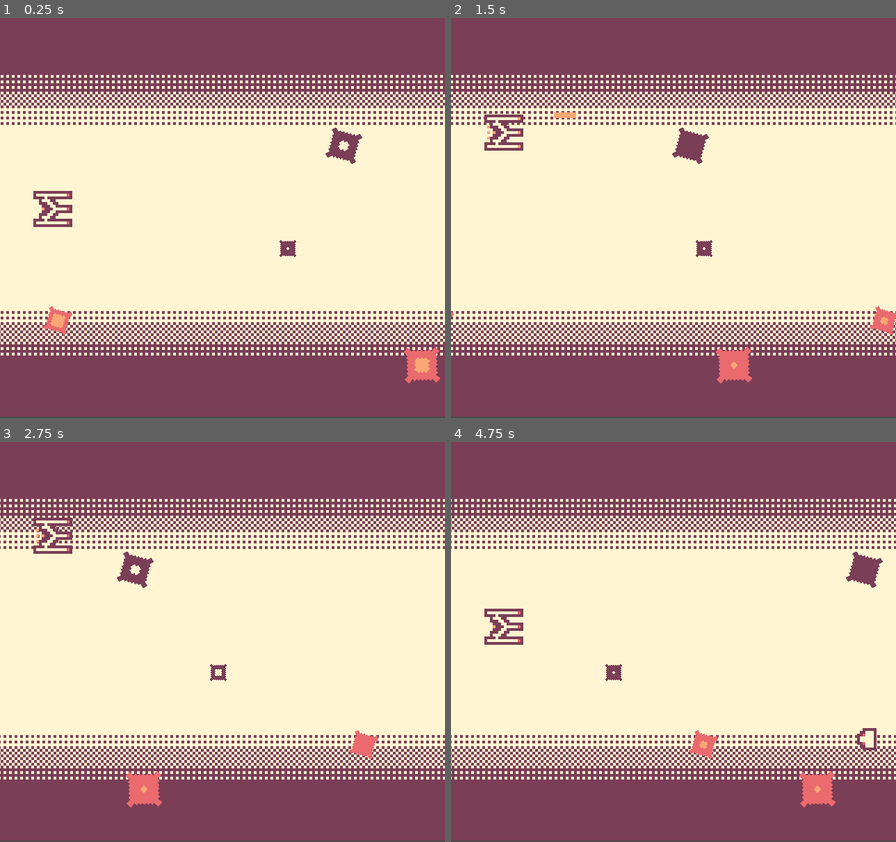
Above: before the commit, frames 1-4 (two rows, left to right).
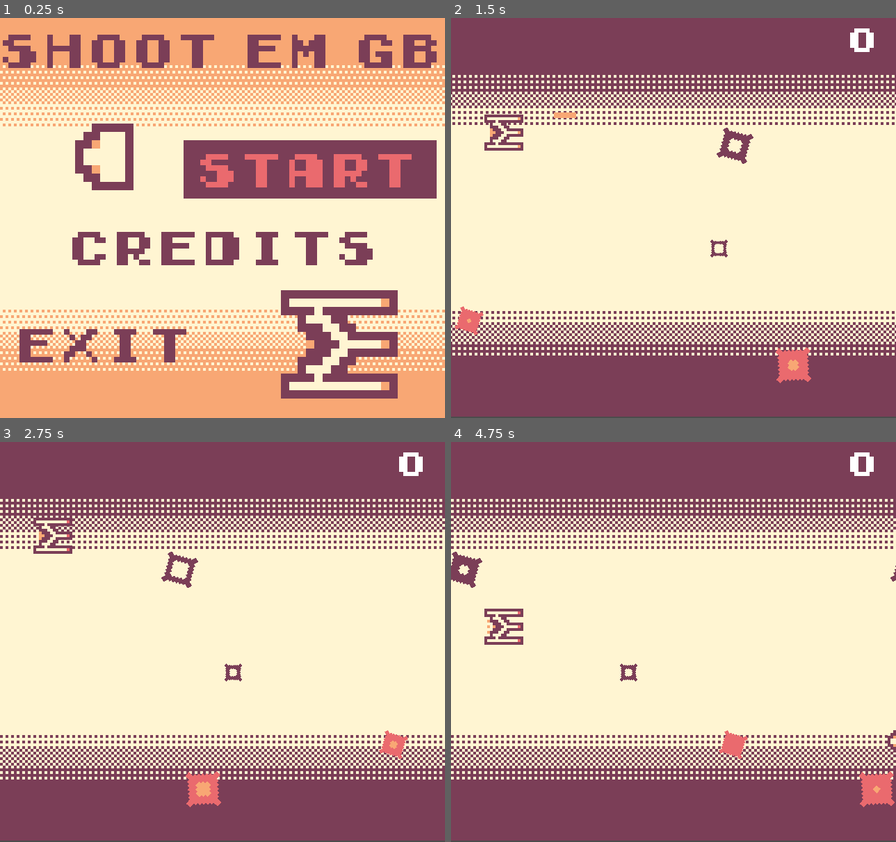
Above: after the commit, the same moments.

Repository: jdbuenol/ShootEmGB
Game: Godot game, scene res://ShootEmGB.tscn
The game is run twice, just before and just after one commit, with the same random seed, the same clock (stepped at 60 frames per second) and the same inputs. Before the commit the project starts from res://testing_scene.tscn.
Inputs:
- Up to frame 1 (0.25 s): no input
- Up to frame 2 (1.5 s): tap Enter (start) at 0.5, 0.6 s; hold Up (ui_up) 0.53-1.28 s; hold Down (ui_down) from 1.28 s (still down); tap X (basic_attack) at 1.35 s
- Up to frame 3 (2.75 s): tap Enter (start) at 1.55, 2.1 s; release Down (ui_down) at 2.03 s; hold Up (ui_up) from 2.03 s (still down)
- Up to frame 4 (4.75 s): tap Enter (start) at 2.85, 3.8, 4.35 s; release Up (ui_up) at 3.53 s; hold Down (ui_down) from 3.53 s (still down); tap X (basic_attack) at 3.6 s; tap Escape (power_off) at 4.15 s

The runs differ from the first frame. In frame 1, 54% of the frame differs, in the area x 0-100%, y 0-100%; in frame 2, 15%; in frame 3, 15%; in frame 4, 15%.

Commit message:
Main tittle screen

Diff:
--- /dev/null
+++ b/ShootEmGB.gd
@@ -0,0 +1,76 @@
+extends Control
+
+var current_button : int = 0
+
+const brown : Color = Color(124/255.0, 63/255.0, 88/255.0)
+const strawberry : Color = Color(235/255.0, 107/255.0, 111/255.0)
+
+# Called when the node enters the scene tree for the first time.
+func _ready():
+	update_button()
+
+#This executes every frame
+func _physics_process(_delta):
+	if Input.is_action_just_pressed("ui_down"):
+		current_button += 1
+		if current_button > 2:
+			current_button = 2
+		update_button()
+	elif Input.is_action_just_pressed("ui_up"):
+		current_button -= 1
+		if current_button < 0:
+			current_button = 0
+		update_button()
+	if Input.is_action_just_pressed("start"):
+		if current_button == 0:
+# warning-ignore:return_value_discarded
+			get_tree().change_scene("res://testing_scene.tscn")
+		elif current_button == 1:
+			pass
+		elif current_button == 2:
+			get_tree().quit()
+	if Input.is_action_just_pressed("power_off"):
+		$powerOff.start()
+	elif Input.is_action_just_released("power_off"):
+		$powerOff.stop()
+
+#Update button
+func update_button():
+	if current_button == 0:
+		show_button_1(true)
+		show_button_2(false)
+		show_button_3(false)
+	elif current_button == 1:
+		show_button_1(false)
+		show_button_2(true)
+		show_button_3(false)
+	elif current_button == 2:
+		show_button_1(false)
+		show_button_2(false)
+		show_button_3(true)
+
+#show/hide button 1:
+func show_button_1(val : bool):
+	$ColorRect2.visible = val
+	$Label.add_color_override("font_color", strawberry if val else brown)
+
+#show/hide button 2:
+func show_button_2(val : bool):
+	$ColorRect3.visible = val
+	$Label2.add_color_override("font_color", strawberry if val else brown)
+
+#show/hide button 3:
+func show_button_3(val : bool):
+	$ColorRect4.visible = val
+	$Label3.add_color_override("font_color", strawberry if val else brown)
+
+#Animation
+func _on_Timer_timeout():
+	if $ship_attack.frame == 2:
+		$ship_attack.frame = 0
+	else:
+		$ship_attack.frame += 1
+
+#PowerOff
+func _on_powerOff_timeout():
+	get_tree().quit()
--- /dev/null
+++ b/ShootEmGB.tscn
@@ -0,0 +1,146 @@
+[gd_scene load_steps=8 format=2]
+
+[ext_resource path="res://Early GameBoy.ttf" type="DynamicFontData" id=1]
+[ext_resource path="res://ShootEmGB.gd" type="Script" id=2]
+[ext_resource path="res://assets/ship/ship_attack.png" type="Texture" id=3]
+[ext_resource path="res://assets/background/BG_T.png.png" type="Texture" id=4]
+[ext_resource path="res://assets/enemies/enemy_ship.png" type="Texture" id=5]
+
+[sub_resource type="DynamicFont" id=1]
+font_data = ExtResource( 1 )
+
+[sub_resource type="DynamicFont" id=2]
+font_data = ExtResource( 1 )
+
+[node name="ShootEmGB" type="Control"]
+anchor_right = 1.0
+anchor_bottom = 1.0
+script = ExtResource( 2 )
+__meta__ = {
+"_edit_use_anchors_": false
+}
+
+[node name="ColorRect" type="ColorRect" parent="."]
+margin_right = 160.0
+margin_bottom = 144.0
+color = Color( 1, 0.964706, 0.827451, 1 )
+__meta__ = {
+"_edit_use_anchors_": false
+}
+
+[node name="BG_Tpng" type="Sprite" parent="."]
+position = Vector2( 80, 72 )
+texture = ExtResource( 4 )
+
+[node name="BG_Tpng2" type="Sprite" parent="."]
+position = Vector2( 80, 72 )
+texture = ExtResource( 4 )
+flip_v = true
+
+[node name="RichTextLabel" type="RichTextLabel" parent="."]
+margin_left = 1.0
+margin_top = 2.0
+margin_right = 182.0
+margin_bottom = 24.0
+custom_fonts/normal_font = SubResource( 1 )
+custom_colors/default_color = Color( 0.486275, 0.247059, 0.345098, 1 )
+text = "Shoot em gb"
+__meta__ = {
+"_edit_use_anchors_": false
+}
+
+[node name="ColorRect2" type="ColorRect" parent="."]
+margin_left = 66.0
+margin_top = 44.0
+margin_right = 157.0
+margin_bottom = 65.0
+color = Color( 0.486275, 0.247059, 0.345098, 1 )
+__meta__ = {
+"_edit_group_": true,
+"_edit_use_anchors_": false
+}
+
+[node name="Label" type="Label" parent="."]
+margin_left = 72.3243
+margin_top = 44.8919
+margin_right = 152.324
+margin_bottom = 64.8919
+custom_fonts/font = SubResource( 2 )
+custom_colors/font_color = Color( 0.921569, 0.419608, 0.435294, 1 )
+text = "START"
+align = 1
+valign = 1
+__meta__ = {
+"_edit_use_anchors_": false
+}
+
+[node name="ColorRect3" type="ColorRect" parent="."]
+margin_left = 20.0
+margin_top = 73.0
+margin_right = 137.0
+margin_bottom = 94.0
+color = Color( 0.486275, 0.247059, 0.345098, 1 )
+__meta__ = {
+"_edit_group_": true,
+"_edit_use_anchors_": false
+}
+
+[node name="Label2" type="Label" parent="."]
+margin_left = 25.7297
+margin_top = 73.2973
+margin_right = 137.73
+margin_bottom = 93.2973
+custom_fonts/font = SubResource( 2 )
+custom_colors/font_color = Color( 0.921569, 0.419608, 0.435294, 1 )
+text = "credits"
+align = 1
+valign = 1
+__meta__ = {
+"_edit_use_anchors_": false
+}
+
+[node name="ColorRect4" type="ColorRect" parent="."]
+margin_left = 3.0
+margin_top = 107.0
+margin_right = 72.0
+margin_bottom = 128.0
+color = Color( 0.486275, 0.247059, 0.345098, 1 )
+__meta__ = {
+"_edit_group_": true,
+"_edit_use_anchors_": false
+}
+
+[node name="Label3" type="Label" parent="."]
+margin_left = -0.486679
+margin_top = 107.595
+margin_right = 79.5133
+margin_bottom = 127.595
+custom_fonts/font = SubResource( 2 )
+custom_colors/font_color = Color( 0.921569, 0.419608, 0.435294, 1 )
+text = "EXIT"
+align = 1
+valign = 1
+__meta__ = {
+"_edit_use_anchors_": false
+}
+
+[node name="ship_attack" type="Sprite" parent="."]
+position = Vector2( 125, 119 )
+scale = Vector2( 3, 3 )
+texture = ExtResource( 3 )
+vframes = 3
+
+[node name="enemy_ship" type="Sprite" parent="."]
+position = Vector2( 39, 50 )
+scale = Vector2( 3, 3 )
+texture = ExtResource( 5 )
+hframes = 2
+
+[node name="Timer" type="Timer" parent="."]
+wait_time = 0.5
+autostart = true
+
+[node name="powerOff" type="Timer" parent="."]
+one_shot = true
+[connection signal="timeout" from="Timer" to="." method="_on_Timer_timeout"]
+[connection signal="timeout" from="powerOff" to="." method="_on_powerOff_timeout"]
--- /dev/null
+++ b/enemies/enemy_bullet.gd
@@ -0,0 +1,10 @@
+extends Area2D
+
+#When collide with the player
+func _on_enemy_bullet_body_entered(body):
+	if "ship" == body.name:
+		body.get_hurt()
+
+#queue free when bullet exits the scene
+func _on_VisibilityNotifier2D_screen_exited():
+	queue_free()
--- /dev/null
+++ b/enemies/enemy_bullet.tscn
@@ -0,0 +1,24 @@
+[gd_scene load_steps=4 format=2]
+
+[ext_resource path="res://assets/bullets/enemy_bullet_1.png" type="Texture" id=1]
+[ext_resource path="res://enemies/enemy_bullet.gd" type="Script" id=2]
+
+[sub_resource type="RectangleShape2D" id=1]
+extents = Vector2( 2.0743, 0.600475 )
+
+[node name="enemy_bullet" type="Area2D"]
+scale = Vector2( 2, 2 )
+script = ExtResource( 2 )
+
+[node name="Sprite" type="Sprite" parent="."]
+position = Vector2( 0, 0.5 )
+texture = ExtResource( 1 )
+
+[node name="CollisionShape2D" type="CollisionShape2D" parent="."]
+shape = SubResource( 1 )
+
+[node name="VisibilityNotifier2D" type="VisibilityNotifier2D" parent="."]
+position = Vector2( 0.0371642, 0.0371633 )
+scale = Vector2( 0.208434, 0.056067 )
+[connection signal="body_entered" from="." to="." method="_on_enemy_bullet_body_entered"]
+[connection signal="screen_exited" from="VisibilityNotifier2D" to="." method="_on_VisibilityNotifier2D_screen_exited"]
--- a/enemies/enemy_ship.gd
+++ b/enemies/enemy_ship.gd
@@ -1,22 +1,60 @@
 extends KinematicBody2D
+
+var speed : float = 0
+var rng : int = 0
+
+const ENEMY_BULLET : PackedScene = preload("res://enemies/enemy_bullet.tscn")
 
 # Called when the node enters the scene tree for the first time.
 func _ready():
+	randomize()
+	speed = rand_range(-0.2, 1.5)
 	$Sprite2.visible = false
 	$AnimationPlayer.play("enemy")
 
 #This executes every frame
 func _physics_process(_delta):
-	position.x += 1
+	position.x += speed
+	if rng == 1:
+		position.y += speed / 2
+	elif rng == 2:
+		position.y -= speed / 2
+	if position.y >= 140:
+		position.y = 140
+	elif position.y <= 4:
+		position.y = 4
 
 # basic enemy die from one hit
 func get_hurt():
+	get_parent().score += 100
+	get_parent().check_score()
 	$Sprite2.visible = true
 	$AnimationPlayer.queue_free()
 	$Sprite.queue_free()
+	$AttackTimer.queue_free()
 	$CollisionShape2D.queue_free()
 	$AnimationPlayer2.play("death")
 
+#queue free when animation of death ends
 func _on_AnimationPlayer2_animation_finished(anim_name):
 	if anim_name == "death":
 		queue_free()
+
+#when the enemy enters the screen it starts attacking
+func _on_VisibilityNotifier2D_screen_entered():
+	$AttackTimer.start()
+
+#queue free when the enemy exits the screen
+func _on_VisibilityNotifier2D_screen_exited():
+	queue_free()
+
+#Timer to when shoot
+func _on_AttackTimer_timeout():
+	var enemy_bullet : Area2D = ENEMY_BULLET.instance()
+	get_parent().add_child(enemy_bullet)
+	enemy_bullet.global_position = $Position2D.global_position
+
+#Timer to when to change direction
+func _on_directionTimer_timeout():
+	rng = int(rand_range(0, 3))
+	$directionTimer.start()
--- a/enemies/enemy_ship.tscn
+++ b/enemies/enemy_ship.tscn
@@ -60,4 +60,24 @@
 
 [node name="AnimationPlayer2" type="AnimationPlayer" parent="."]
 anims/death = SubResource( 3 )
+
+[node name="Position2D" type="Position2D" parent="."]
+position = Vector2( -5.43692, 0.0350771 )
+
+[node name="AttackTimer" type="Timer" parent="."]
+wait_time = 2.0
+one_shot = true
+
+[node name="VisibilityNotifier2D" type="VisibilityNotifier2D" parent="."]
+position = Vector2( -0.372048, 0.0496066 )
+scale = Vector2( 0.352638, 0.414646 )
+
+[node name="directionTimer" type="Timer" parent="."]
+wait_time = 0.6
+one_shot = true
+autostart = true
 [connection signal="animation_finished" from="AnimationPlayer2" to="." method="_on_AnimationPlayer2_animation_finished"]
+[connection signal="timeout" from="AttackTimer" to="." method="_on_AttackTimer_timeout"]
+[connection signal="screen_entered" from="VisibilityNotifier2D" to="." method="_on_VisibilityNotifier2D_screen_entered"]
+[connection signal="screen_exited" from="VisibilityNotifier2D" to="." method="_on_VisibilityNotifier2D_screen_exited"]
+[connection signal="timeout" from="directionTimer" to="." method="_on_directionTimer_timeout"]
--- a/project.godot
+++ b/project.godot
@@ -16,7 +16,7 @@
 [application]
 
 config/name="ShootEmGB"
-run/main_scene="res://testing_scene.tscn"
+run/main_scene="res://ShootEmGB.tscn"
 config/icon="res://icon.png"
 
 [display]
@@ -51,6 +51,13 @@
 
 [input]
 
+ui_accept={
+"deadzone": 0.5,
+"events": [ Object(InputEventKey,"resource_local_to_scene":false,"resource_name":"","device":0,"alt":false,"shift":false,"control":false,"meta":false,"command":false,"pressed":false,"scancode":16777222,"unicode":0,"echo":false,"script":null)
+, Object(InputEventKey,"resource_local_to_scene":false,"resource_name":"","device":0,"alt":false,"shift":false,"control":false,"meta":false,"command":false,"pressed":false,"scancode":32,"unicode":0,"echo":false,"script":null)
+, Object(InputEventJoypadButton,"resource_local_to_scene":false,"resource_name":"","device":0,"button_index":0,"pressure":0.0,"pressed":false,"script":null)
+ ]
+}
 basic_attack={
 "deadzone": 0.5,
 "events": [ Object(InputEventKey,"resource_local_to_scene":false,"resource_name":"","device":0,"alt":false,"shift":false,"control":false,"meta":false,"command":false,"pressed":false,"scancode":88,"unicode":0,"echo":false,"script":null)
--- a/ship/bullet.gd
+++ b/ship/bullet.gd
@@ -8,7 +8,7 @@
 func _on_VisibilityNotifier2D_screen_exited():
 	queue_free()
 
-
+#When hits an enemy
 func _on_bullet_body_entered(body):
 	if "enemy" in body.name:
 		body.get_hurt()
--- a/ship/ship.gd
+++ b/ship/ship.gd
@@ -36,7 +36,7 @@
 	if get_slide_count() > 0:
 		for x in get_slide_count():
 			if "enemy" in get_slide_collision(x).collider.name:
-				queue_free()
+				get_hurt()
 
 	if position.y < 7:
 		position.y = 7
@@ -68,3 +68,7 @@
 	enemy_ship.global_position.x += 200
 	enemy_ship.global_position.y = int(rand_range(20, 124))
 	$spawnEnemy.start()
+
+#Die
+func get_hurt():
+	queue_free()
--- a/testing_scene.gd
+++ b/testing_scene.gd
@@ -1,4 +1,9 @@
 extends Node2D
+
+const WIN_SCREEN : PackedScene = preload("res://winScreen/winScreen.tscn")
+
+var score : int = 0
+var win_score : int = 1000
 
 #This executes at the start of the scene
 func _ready():
@@ -15,3 +20,15 @@
 	$ParallaxBackground/ParallaxLayer4/AnimationPlayer2.play("starblink")
 	$ParallaxBackground/ParallaxLayer3/AnimationPlayer.play("starblink")
 	$ParallaxBackground/ParallaxLayer5/AnimationPlayer2.play("starblink")
+
+#Check if you won
+func check_score():
+	$CanvasLayer/Label.text = str(score)
+	if score >= 1000:
+		for x in get_children():
+			if x == $ParallaxBackground:
+				pass
+			else:
+				x.queue_free()
+		var win_screen : Control = WIN_SCREEN.instance()
+		add_child(win_screen)
--- a/testing_scene.tscn
+++ b/testing_scene.tscn
@@ -1,10 +1,11 @@
-[gd_scene load_steps=10 format=2]
+[gd_scene load_steps=12 format=2]
 
 [ext_resource path="res://ship/ship.tscn" type="PackedScene" id=1]
 [ext_resource path="res://assets/background/star_1.png" type="Texture" id=2]
 [ext_resource path="res://assets/background/bg_1.png" type="Texture" id=3]
 [ext_resource path="res://testing_scene.gd" type="Script" id=4]
 [ext_resource path="res://assets/background/star_2.png" type="Texture" id=5]
+[ext_resource path="res://Early GameBoy.ttf" type="DynamicFontData" id=6]
 
 [sub_resource type="Animation" id=1]
 resource_name = "starblink"
@@ -72,6 +73,9 @@
 "update": 1,
 "values": [ 2, 3, 4, 3, 2, 1, 0, 1 ]
 }
+
+[sub_resource type="DynamicFont" id=5]
+font_data = ExtResource( 6 )
 
 [node name="testing_scene" type="Node2D"]
 script = ExtResource( 4 )
@@ -149,3 +153,19 @@
 
 [node name="ship" parent="." instance=ExtResource( 1 )]
 position = Vector2( 16.2937, 69.257 )
+
+[node name="CanvasLayer" type="CanvasLayer" parent="."]
+
+[node name="Label" type="Label" parent="CanvasLayer"]
+margin_left = -2.0
+margin_top = 1.0
+margin_right = 222.0
+margin_bottom = 21.0
+rect_scale = Vector2( 0.7, 0.7 )
+custom_fonts/font = SubResource( 5 )
+text = "0"
+align = 2
+valign = 1
+__meta__ = {
+"_edit_use_anchors_": false
+}
--- /dev/null
+++ b/winScreen/winScreen.gd
@@ -0,0 +1,12 @@
+extends Control
+
+
+# Called when the node enters the scene tree for the first time.
+func _ready():
+	pass # Replace with function body.
+
+#This executes every frame
+func _physics_process(_delta):
+	if Input.is_action_just_pressed("start"):
+# warning-ignore:return_value_discarded
+		get_tree().change_scene("res://ShootEmGB.tscn")
--- /dev/null
+++ b/winScreen/winScreen.tscn
@@ -0,0 +1,30 @@
+[gd_scene load_steps=4 format=2]
+
+[ext_resource path="res://Early GameBoy.ttf" type="DynamicFontData" id=1]
+[ext_resource path="res://winScreen/winScreen.gd" type="Script" id=2]
+
+[sub_resource type="DynamicFont" id=1]
+font_data = ExtResource( 1 )
+
+[node name="winScreen" type="Control"]
+anchor_right = 1.0
+anchor_bottom = 1.0
+script = ExtResource( 2 )
+__meta__ = {
+"_edit_use_anchors_": false
+}
+
+[node name="Label" type="Label" parent="."]
+margin_top = 64.0
+margin_right = 256.0
+margin_bottom = 109.0
+rect_scale = Vector2( 0.62, 0.62 )
+custom_fonts/font = SubResource( 1 )
+custom_colors/font_color = Color( 0.486275, 0.247059, 0.345098, 1 )
+text = "YOU WON!
+CONGRATULATIONS!"
+align = 1
+valign = 1
+__meta__ = {
+"_edit_use_anchors_": false
+}
Binary file added: Early GameBoy.ttf
Binary file added: assets/background/BG_T.png.png
Not shown, added: assets/background/BG_T.png.png.import
